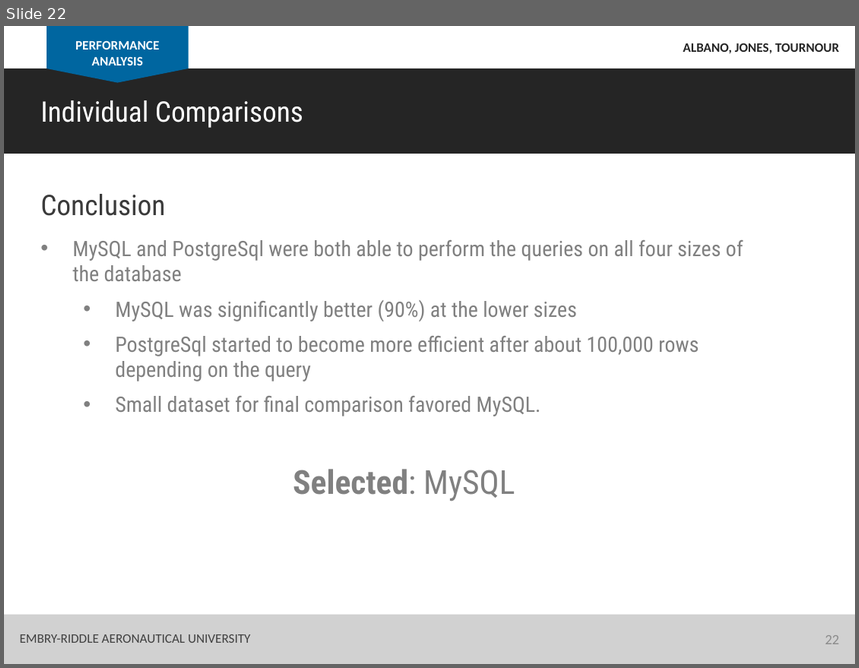
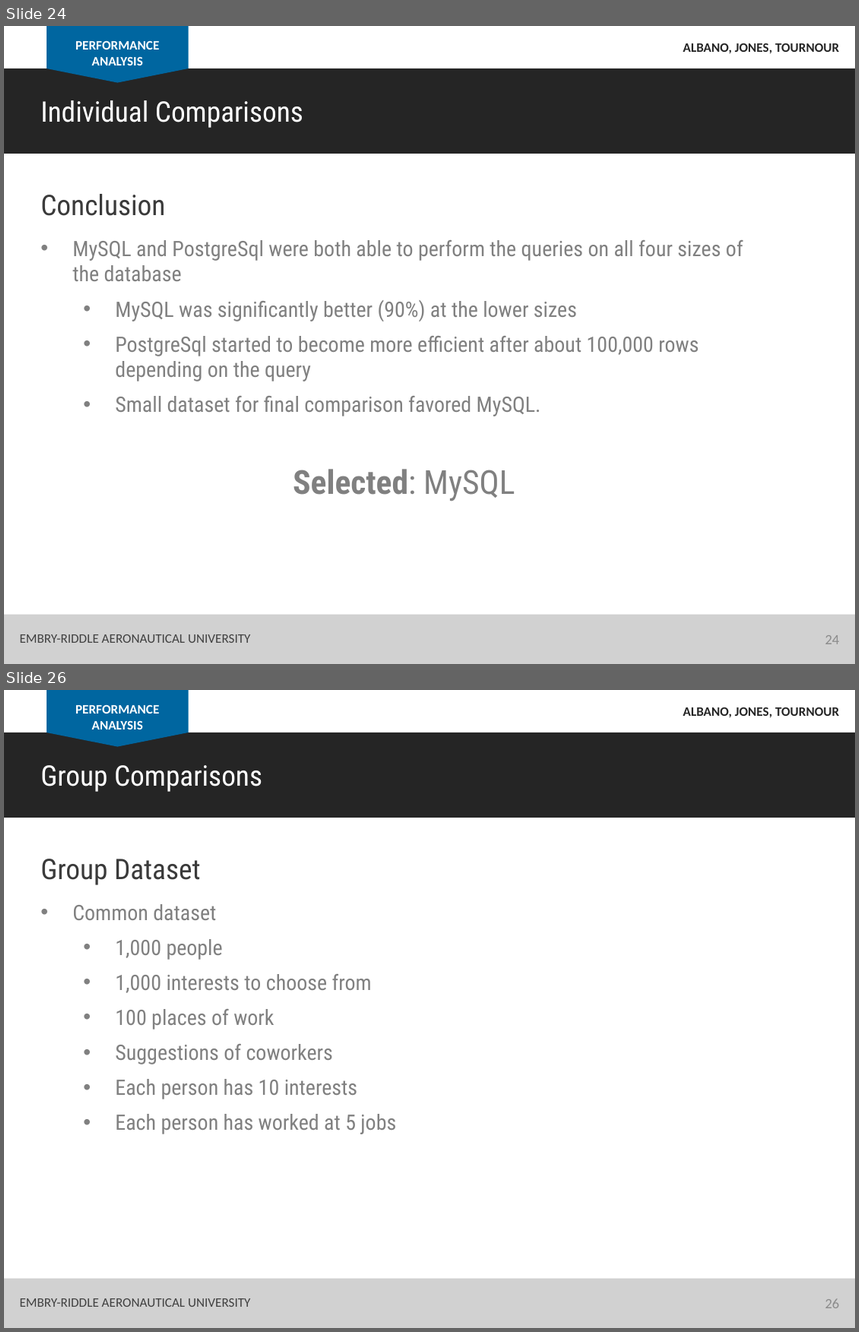
Before and after one commit to albanoj2/se655_final_project, a slide deck: docs/In_class_presentation.pptx. Shown one above the other, each under a label of ours: slide 22 before the commit, slides 24 and 26 after it; the slides between them are not shown. The pictures are 859x668 and 859x1332 pixels, drawn with LibreOffice and Linux fonts; fonts in the diff are those of the drawing. Boxes give left, top, right and bottom in pixels: in the first picture for what was removed or moved away, otherwise in the second. Text is boxed around its words. In the diff, an @@ line names an element or a change of style, - is before the commit and + after.

```diff
--- a/docs/In_class_presentation.pptx
+++ b/docs/In_class_presentation.pptx
@@ slide 26 added at box(4, 690, 855, 1328), background #FFFFFF @@
@@ rectangle added at box(47, 690, 189, 733), fill #0066A0 @@
@@ text added at box(75, 704, 159, 730), 11 pt, text #FFFFFF, bold @@
+PERFORMANCE ANALYSIS
@@ text added at box(683, 707, 839, 717), 11 pt, text #252525, bold @@
+ALBANO, JONES, TOURNOUR
@@ rectangle added at box(4, 733, 855, 818), fill #252525 @@
@@ triangle added at box(47, 733, 189, 747), fill #0066A0 @@
@@ text added at box(40, 765, 262, 792), 24 pt, text #FFFFFF @@
+Group Comparisons
@@ text added at box(40, 859, 201, 885), 24 pt, text #3A3A3A @@
+Group Dataset
@@ text added at box(72, 904, 396, 1135), 18 pt, text #808080 @@
+• Common dataset
+  • 1,000 people
+  • 1,000 interests to choose from
+  • 100 places of work
+  • Suggestions of coworkers
+  • Each person has 10 interests
+  • Each person has worked at 5 jobs
@@ rectangle added at box(4, 1279, 855, 1328), fill #D1D1D1 @@
@@ text added at box(20, 1299, 250, 1307), 11 pt, text #404040 @@
+EMBRY-RIDDLE AERONAUTICAL UNIVERSITY
@@ page number added at box(826, 1300, 840, 1309), 12 pt, text #8C8C8C @@
+26
@@ what was slide 22 is now slide 24 @@
@@ page number at box(826, 636, 840, 645): text changed @@
-22
+24
```
Also in this commit, not shown: 8 other slides added.
